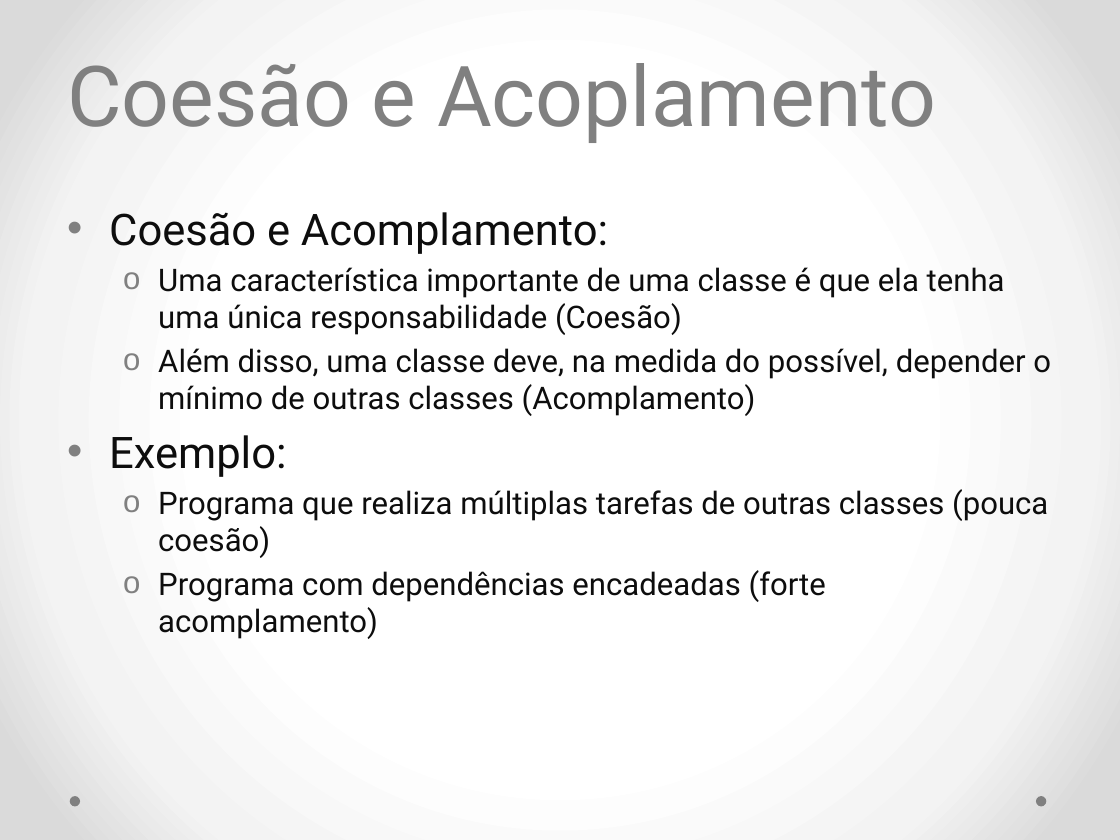
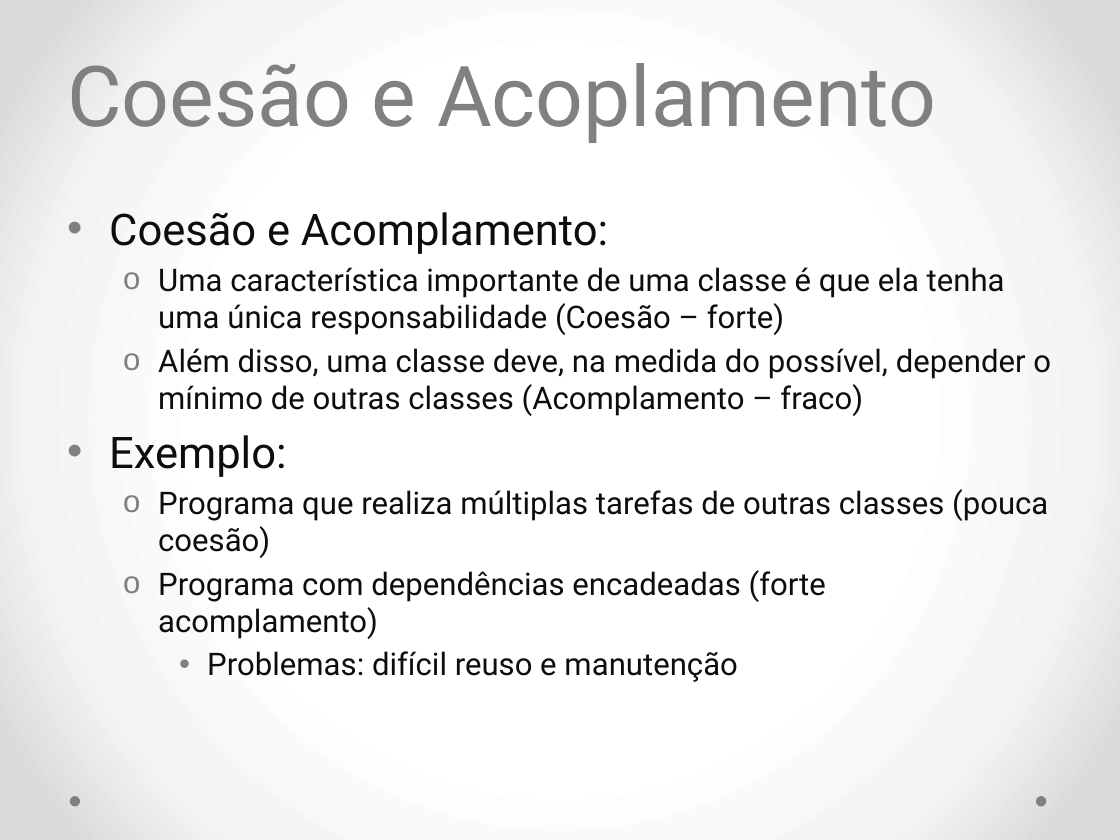
Before and after one commit to diogosm/cetam-lpoo-1, a slide deck: slide 38 of slides/aula 2.pptx (slide 24 before the commit). Drawn at 1120x840 pixels with LibreOffice and Linux fonts; fonts in the diff are those of the drawing. Boxes give left, top, right and bottom in pixels: in the first picture for what was removed or moved away, otherwise in the second. Text is boxed around its words. In the diff, an @@ line names an element or a change of style, - is before the commit and + after.

Commit message:
updating slides

```diff
--- a/slides/aula 2.pptx
+++ b/slides/aula 2.pptx
@@ text at bbox=[158, 267, 1051, 416]: text changed @@
-  o Uma característica importante de uma classe é que ela tenha uma única responsabilidade (Coesão)
-  o Além disso, uma classe deve, na medida do possível, depender o mínimo de outras classes (Acomplamento)
+  o Uma característica importante de uma classe é que ela tenha uma única responsabilidade (Coesão – forte)
+  o Além disso, uma classe deve, na medida do possível, depender o mínimo de outras classes (Acomplamento – fraco)
@@ text at bbox=[207, 651, 738, 682]: paragraph added @@
+    • Problemas: difícil reuso e manutenção
```
Also in this commit, not shown: 3 other slides changed, 18 slides added, 1 other file.
